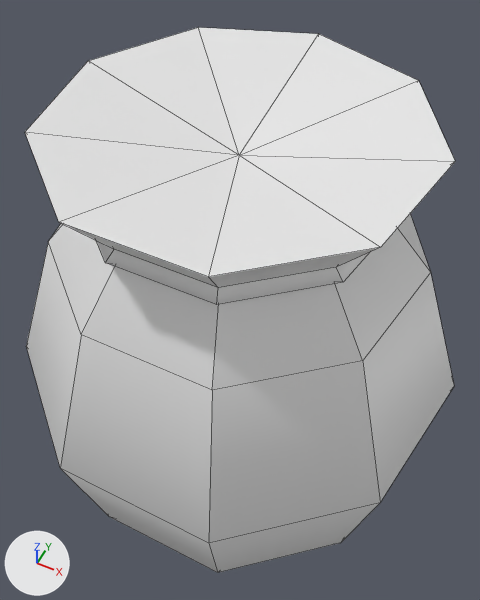
What one commit did to the FBX model Assets/Environment/pot.fbx.
Before and after are seen from a camera (50 mm lens) standing at (0.508, -1.012, 2.162) and looking at (-0.044, 0.091, 0.784). Lighting does not change. The marker at lower left points along +X, +Y and +Z. Mesh edges are drawn as thin lines. Where no turn or scale is listed for an object, it has been applied to the vertices.

The first picture shows 'pot'.
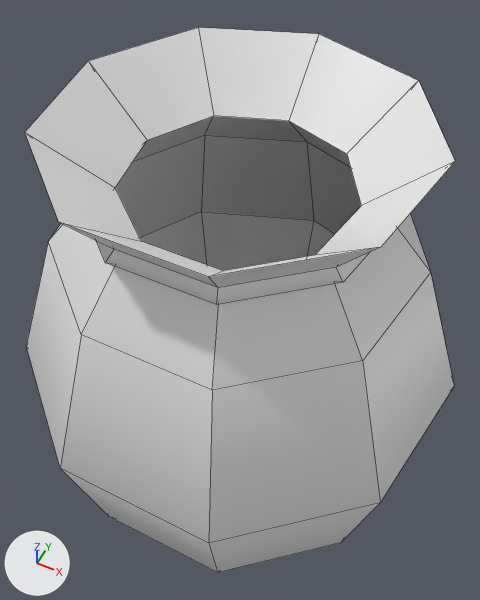
Boxes (x1, y1, x2, y2) around the edits, measured in the pictures (480 x 600 px):
part 1 of me_cylinder, built on
    both: (25, 27, 455, 277)

The change, as a diff of the scene's bpy script:
```diff
--- a/Assets/Environment/pot.fbx.py
+++ b/Assets/Environment/pot.fbx.py
@@ me_cylinder @@
 # used by ob_pot; location = (0.0, 0.0, 0.0)
-me_cylinder.from_pydata(...)  # 74 vertices, 81 faces; spans x -0.563..0.563, y -0.537..0.571, z 0.0..1.414
+me_cylinder.from_pydata(...)  # 119 vertices, 126 faces; spans x -0.563..0.563, y -0.537..0.571, z 0.0..1.414
+# me_cylinder part 1
+# 1 vertex is removed from x 0.0, y 0.0, z 1.342
+# 9 faces are deleted
+# 46 vertices are added at x -0.519..0.519, y -0.496..0.527, z 0.156..1.27
+# 54 new faces join them
```
